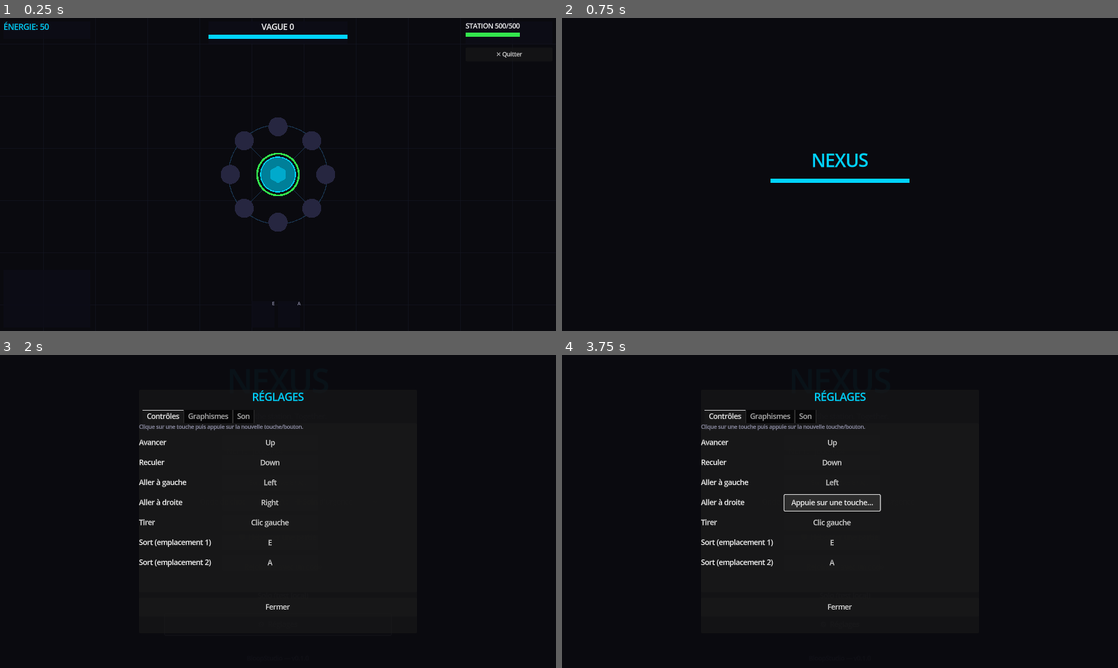
Above: before the commit, frames 1-4 (two rows, left to right).
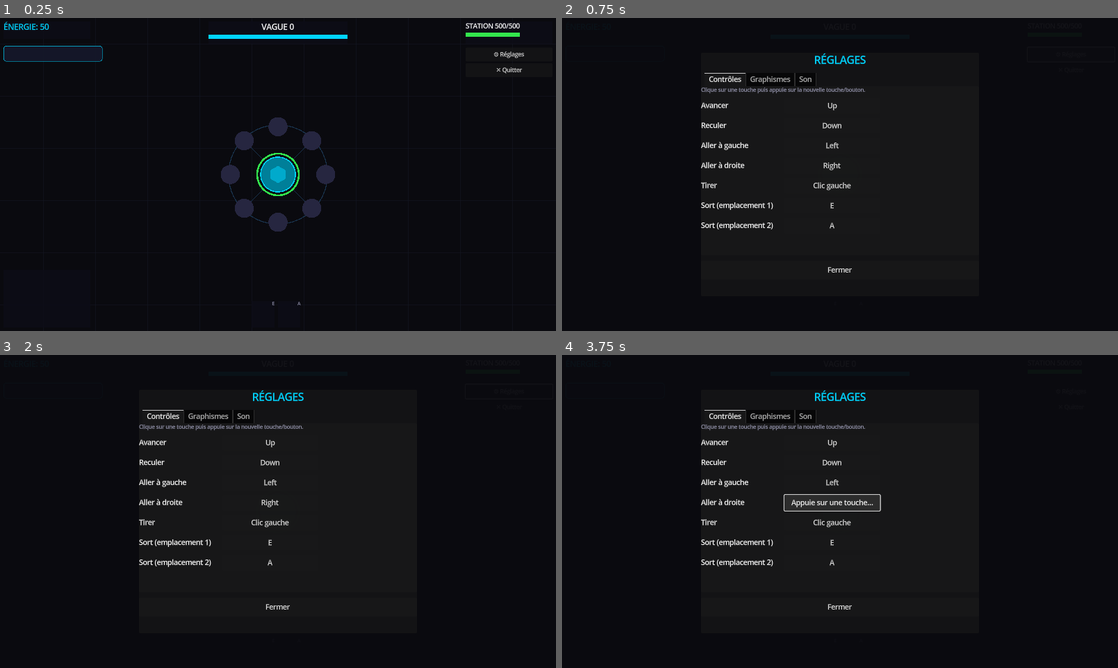
Above: after the commit, the same moments.

Repository: BloopStudio/NEXUS
Game: Godot game, scene res://scenes/game.tscn
The game is run twice, just before and just after one commit, with the same random seed, the same clock (stepped at 60 frames per second) and the same inputs. This scene is started directly instead of the project's main scene.
Inputs (mouse positions are in pixels of both pictures, inside the frame that each line leads up to):
- Up to frame 1 (0.25 s): no input
- Up to frame 2 (0.75 s): click (1073, 55) at 0.5 s, where only the run after the commit has a clickable "⚙ Réglages"
- Up to frame 3 (2 s): click (278, 624) at 1.25 s, where only the run before the commit has a clickable "⚙ Réglages"
- Up to frame 4 (3.75 s): click (840, 596) at 2 s, where only the run before the commit has a clickable "🤖 Solo (test local)"; click (840, 596) at 2.75 s, where only the run before the commit has a clickable "🤖 Solo (test local)"; click (795, 502) at 3.5 s, where only the run before the commit has a clickable "💥 Onde de choc"

The runs differ from the first frame. In frame 1, 1.0% of the frame differs, in the area x 0-95%, y 8-18%; in frame 2, 2.1%, in the area x 25-63%, y 11-82%; in frame 3, less than 0.1%; in frame 4, less than 0.1%.

Commit message:
Add module tooltip, update checker, in-game settings; fix ping/skill-tree UX; scale wave difficulty
- Show the hovered station slot's module name (+ level) in a floating
  tooltip, so it's clear what you're about to click without opening the
  build panel first.
- Add a startup update check against the GitHub Releases API: if a newer
  version is published, a banner on the main menu opens the download page.
  No silent self-replacing updater (platform-specific and risky) — this is
  the safe middle ground.
- Fix a real bug: the host's own player list never refreshed after
  computing a client's ping, because _send_player_list.rpc() only reaches
  OTHER peers — the host updated its local dict but never re-emitted
  players_updated for its own HUD to pick up. Ping now updates live for
  the host too.
- Make the skill-tree button (extra station slots) always clearly visible:
  it used to fully darken via `modulate` while unaffordable, which made it
  nearly invisible against the dark UI and read as "not there". Now it's a
  bordered panel that only dims the text, and its label spells out "Arbre
  de compétences".
- Add a Settings button to the in-game HUD (was previously only reachable
  from the main menu, so mid-match players couldn't change keybinds/audio/
  FPS limit without quitting).
- Fix wave difficulty: enemies only ever got MORE numerous per wave, never
  individually stronger — HP/damage/speed were fixed constants regardless
  of wave number. Now they scale +9%/wave compounding (speed capped at
  1.5x). Bug found and fixed along the way: the scaling code originally ran
  before add_child(), so the enemy's own _ready() immediately overwrote it
  back to wave-1 stats — moved it to after add_child().
- Extract module name/icon lookup into a new shared ModuleInfo script
  (was duplicated in upgrade_menu.gd; station.gd's new tooltip needed it
  too).

Verified: scripted checks confirm wave-10 vs wave-1 basic enemy stats now
actually differ (108.6 HP / 32.6 dmg vs 50 HP / 15 dmg), the skill button
renders visible+positioned correctly, and the tooltip/update-check/settings
code compiles clean under the real Godot 4.2.2 headless editor.

Diff:
--- a/scripts/autoload/network_manager.gd
+++ b/scripts/autoload/network_manager.gd
@@ -258,6 +258,12 @@
 	if not players.has(sender):
 		return
 	players[sender]["ping_ms"] = Time.get_ticks_msec() - sent_at_msec
+	# _send_player_list.rpc() (below) only reaches OTHER peers — it isn't
+	# call_local, so without this the host's own `players` dict was updating
+	# correctly (assigned directly above) but its HUD never found out, since
+	# players_updated only fired for clients receiving the broadcast. The
+	# host's player list looked frozen on whatever ping it saw first.
+	players_updated.emit()
 	_send_player_list.rpc(players)
 
 
--- /dev/null
+++ b/scripts/game/module_info.gd
@@ -0,0 +1,7 @@
+## ModuleInfo — shared module name/icon lookup (by GameState.ModuleType index).
+## Previously duplicated between upgrade_menu.gd and station.gd (needed for
+## the slot hover tooltip) — a single shared source avoids the two drifting.
+class_name ModuleInfo
+
+const ICONS := ["➕", "⚡", "🔫", "🛡", "❤", "💪", "💣"]
+const NAMES := ["Vide", "Générateur", "Tourelle", "Bouclier", "Réparation", "Amplificateur", "Mine"]
--- a/scripts/game/station.gd
+++ b/scripts/game/station.gd
@@ -149,6 +149,23 @@
 		var progress := 1.0 - clampf(t / MINE_PULSE_DURATION, 0.0, 1.0)
 		var alpha := 1.0 - progress
 		draw_arc(Vector2.ZERO, MINE_RADIUS * progress, 0, TAU, 40, Color(1.0, 0.3, 0.2, alpha), 3.0)
+
+	# Hovered-slot tooltip: module name (or "Vide" for an empty slot), floating
+	# just above the slot so it's clear what you're about to click.
+	if _hovered_slot >= 0 and _hovered_slot < n:
+		var slot: Dictionary = GameState.module_slots[_hovered_slot]
+		var mtype: int = slot["type"]
+		var level: int = slot.get("level", 0)
+		var label: String = ModuleInfo.NAMES[mtype]
+		if mtype != GameState.ModuleType.EMPTY:
+			label += " (niv. %d)" % level
+		var font := ThemeDB.fallback_font
+		var font_size := 14
+		var text_size := font.get_string_size(label, HORIZONTAL_ALIGNMENT_LEFT, -1, font_size)
+		var tooltip_pos := positions[_hovered_slot] + Vector2(-text_size.x / 2.0, -SLOT_RADIUS - 14.0)
+		draw_rect(Rect2(tooltip_pos + Vector2(-6, -text_size.y + 3), text_size + Vector2(12, 8)),
+			Color(0.02, 0.02, 0.04, 0.85))
+		draw_string(font, tooltip_pos, label, HORIZONTAL_ALIGNMENT_LEFT, -1, font_size, Color.WHITE)
 
 
 func _input(event: InputEvent) -> void:
--- a/scripts/game/wave_manager.gd
+++ b/scripts/game/wave_manager.gd
@@ -128,6 +128,14 @@
 	return q
 
 
+## +9% HP/damage per wave, compounding — wave 10 enemies hit ~2.4x as hard
+## and take ~2.4x as long to kill as wave 1's, on top of there being more of
+## them. Splitter children inherit their parent's wave via GameState.wave_number
+## (waves don't change mid-spawn), so they scale the same way.
+func _difficulty_multiplier(wave: int) -> float:
+	return pow(1.09, float(wave - 1))
+
+
 func _spawn_next() -> void:
 	if _spawn_queue.is_empty() or station_node == null:
 		return
@@ -170,7 +178,20 @@
 	if NetworkManager.is_host():
 		enemy.died.connect(_on_enemy_died)
 
+	# Each subclass's _ready() (run by add_child, below) sets its base
+	# max_hp/contact_damage/speed — scaling has to happen AFTER that or
+	# _ready() just overwrites it back to the wave-1 values.
 	get_parent().add_child(enemy)
+
+	# Waves used to only get harder by throwing MORE enemies at the station —
+	# each individual enemy stayed exactly as strong on wave 20 as on wave 1,
+	# so once a station out-built the spawn rate the game stopped escalating.
+	# Scale HP/damage per wave (speed too, capped, so it stays dodgeable).
+	var difficulty := _difficulty_multiplier(GameState.wave_number)
+	enemy.max_hp *= difficulty
+	enemy.hp = enemy.max_hp
+	enemy.contact_damage *= difficulty
+	enemy.speed *= minf(1.5, 1.0 + float(GameState.wave_number - 1) * 0.025)
 
 
 ## Host-only: periodically pushes position/hp for every alive enemy so
--- a/scripts/ui/hud.gd
+++ b/scripts/ui/hud.gd
@@ -175,15 +175,27 @@
 		key_lbl.offset_top = -2.0
 		slot_stack.add_child(key_lbl)
 
-	# ── Top-right, below station HP: leave the match without quitting ────────
+	# ── Top-right, below station HP: settings + leave the match ──────────────
+	var settings_btn := Button.new()
+	settings_btn.text = "⚙ Réglages"
+	settings_btn.anchor_left = 1.0
+	settings_btn.anchor_right = 1.0
+	settings_btn.offset_left = -208.0
+	settings_btn.offset_right = -8.0
+	settings_btn.offset_top = 68.0
+	settings_btn.offset_bottom = 100.0
+	settings_btn.add_theme_font_size_override("font_size", 13)
+	settings_btn.pressed.connect(_on_settings_pressed)
+	add_child(settings_btn)
+
 	var quit_btn := Button.new()
 	quit_btn.text = "✕ Quitter"
 	quit_btn.anchor_left = 1.0
 	quit_btn.anchor_right = 1.0
 	quit_btn.offset_left = -208.0
 	quit_btn.offset_right = -8.0
-	quit_btn.offset_top = 68.0
-	quit_btn.offset_bottom = 100.0
+	quit_btn.offset_top = 104.0
+	quit_btn.offset_bottom = 136.0
 	quit_btn.add_theme_font_size_override("font_size", 13)
 	quit_btn.pressed.connect(_on_quit_pressed)
 	add_child(quit_btn)
@@ -287,6 +299,21 @@
 
 		lbl.text = "● %s%s" % [info.get("name", "Player"), suffix]
 		_player_list.add_child(lbl)
+
+
+func _on_settings_pressed() -> void:
+	AudioManager.play_sfx(AudioManager.SFX.UI_CLICK)
+	# Settings is a plain Control, not its own CanvasLayer — added straight
+	# under the HUD (layer 10) it would render BEHIND the UpgradeMenu
+	# (layer 20) whenever that's open. A dedicated higher-layer wrapper
+	# guarantees it's always on top, in-game or from the main menu alike.
+	var overlay := CanvasLayer.new()
+	overlay.layer = 30
+	add_child(overlay)
+	var settings_script = load("res://scripts/ui/settings_menu.gd")
+	var settings: Control = settings_script.new()
+	settings.closed.connect(func(): overlay.queue_free())
+	overlay.add_child(settings)
 
 
 # ─── Leaving the match ──────────────────────────────────────────────────────────
--- a/scripts/ui/main_menu.gd
+++ b/scripts/ui/main_menu.gd
@@ -22,6 +22,11 @@
 var _player_name_input: LineEdit
 var _spell_slot_e: OptionButton
 var _spell_slot_a: OptionButton
+var _update_btn: Button
+var _update_url: String = ""
+
+# GitHub Releases API — no auth needed for a public repo's latest release.
+const UPDATE_CHECK_URL := "https://api.github.com/repos/BloopStudio/NEXUS/releases/latest"
 
 func _ready() -> void:
 	_build_ui()
@@ -29,6 +34,7 @@
 	NetworkManager.connection_failed.connect(_on_connection_failed)
 	NetworkManager.upnp_status.connect(_on_upnp_status)
 	NetworkManager.game_starting.connect(_on_game_starting)
+	_check_for_update()
 
 
 # ─── UI builder ────────────────────────────────────────────────────────────────
@@ -201,6 +207,16 @@
 	_status_label.text = "BloopStudio — v%s" % game_version
 	center.add_child(_status_label)
 
+	# ── Update banner — hidden until a newer release is actually found ──
+	_update_btn = Button.new()
+	_update_btn.visible = false
+	_update_btn.flat = true
+	_update_btn.custom_minimum_size = Vector2(380, 32)
+	_update_btn.add_theme_font_size_override("font_size", 13)
+	_update_btn.add_theme_color_override("font_color", C_SUCCESS)
+	_update_btn.pressed.connect(_on_update_pressed)
+	center.add_child(_update_btn)
+
 
 # ─── Button callbacks ───────────────────────────────────────────────────────────
 func _on_host_pressed() -> void:
@@ -287,6 +303,46 @@
 func _on_game_starting() -> void:
 	GameState.reset()
 	SceneLoader.change_scene("res://scenes/game.tscn")
+
+
+# ─── Update check ───────────────────────────────────────────────────────────────
+# NEXUS has no update server of its own (just GitHub Releases), so this can't
+# silently download-and-swap the running binary — instead it checks the
+# latest release on startup and, if it's newer, shows a button that opens the
+# download page in the browser. Versions are "0.1.<commit count>", so the
+# comparison is just the trailing number.
+
+func _check_for_update() -> void:
+	var http := HTTPRequest.new()
+	add_child(http)
+	http.request_completed.connect(_on_update_check_completed)
+	# Best-effort: a failed/offline check just leaves the banner hidden.
+	http.request(UPDATE_CHECK_URL, ["User-Agent: NEXUS-Game"])
+
+
+func _on_update_check_completed(result: int, response_code: int, _headers: PackedStringArray, body: PackedByteArray) -> void:
+	if result != HTTPRequest.RESULT_SUCCESS or response_code != 200:
+		return
+	var parsed = JSON.parse_string(body.get_string_from_utf8())
+	if typeof(parsed) != TYPE_DICTIONARY or not parsed.has("tag_name"):
+		return
+
+	var latest_tag: String = parsed["tag_name"]  # e.g. "v0.1.42"
+	var latest_patch := latest_tag.trim_prefix("v").get_slice(".", 2) if latest_tag.count(".") >= 2 else ""
+	var current_version: String = ProjectSettings.get_setting("application/config/version", "0.0.0")
+	var current_patch := current_version.get_slice(".", 2) if current_version.count(".") >= 2 else ""
+	if not latest_patch.is_valid_int() or not current_patch.is_valid_int():
+		return
+
+	if latest_patch.to_int() > current_patch.to_int():
+		_update_url = parsed.get("html_url", "https://github.com/BloopStudio/NEXUS/releases/latest")
+		_update_btn.text = "⬇ Nouvelle version %s disponible — cliquer pour télécharger" % latest_tag
+		_update_btn.visible = true
+
+
+func _on_update_pressed() -> void:
+	if not _update_url.is_empty():
+		OS.shell_open(_update_url)
 
 
 # ─── Helpers ───────────────────────────────────────────────────────────────────
--- a/scripts/ui/upgrade_menu.gd
+++ b/scripts/ui/upgrade_menu.gd
@@ -11,9 +11,6 @@
 const C_DISABLED := Color(0.3, 0.3, 0.35)
 const C_ERROR    := Color(1.0, 0.4, 0.4)
 
-# Icons per module type (enum index matches GameState.ModuleType)
-const MODULE_ICONS  := ["➕", "⚡", "🔫", "🛡", "❤", "💪", "💣"]
-const MODULE_NAMES  := ["Vide", "Générateur", "Tourelle", "Bouclier", "Réparation", "Amplificateur", "Mine"]
 const BUILDABLE_TYPES := [
 	GameState.ModuleType.GENERATOR, GameState.ModuleType.TURRET,
 	GameState.ModuleType.SHIELD,    GameState.ModuleType.REPAIR,
@@ -78,16 +75,25 @@
 
 	# Skill tree: unlock extra station slots (top-left, under the HUD's
 	# energy panel). Always visible during BUILD/UPGRADE, one click each.
+	# Wrapped in its own visible panel — a bare Button here used to fully
+	# darken (via `modulate`) while unaffordable, which made it blend into
+	# the dark background almost completely and read as "not there" to
+	# players who hadn't saved up energy yet.
+	var skill_panel := PanelContainer.new()
+	skill_panel.add_theme_stylebox_override("panel", _skill_panel_style())
+	skill_panel.anchor_left = 0.0
+	skill_panel.anchor_right = 0.0
+	skill_panel.offset_left = 8.0
+	skill_panel.offset_right = 236.0
+	skill_panel.offset_top = 64.0
+	skill_panel.offset_bottom = 100.0
+	add_child(skill_panel)
+
 	_skill_btn = Button.new()
-	_skill_btn.anchor_left = 0.0
-	_skill_btn.anchor_right = 0.0
-	_skill_btn.offset_left = 8.0
-	_skill_btn.offset_right = 236.0
-	_skill_btn.offset_top = 64.0
-	_skill_btn.offset_bottom = 96.0
+	_skill_btn.flat = true
 	_skill_btn.add_theme_font_size_override("font_size", 13)
 	_skill_btn.pressed.connect(_on_skill_pressed)
-	add_child(_skill_btn)
+	skill_panel.add_child(_skill_btn)
 
 	# Contextual panel — anchored at the bottom so it never covers the station
 	# ring (which sits centered around the middle of the screen).
@@ -179,7 +185,7 @@
 			var b := Button.new()
 			b.custom_minimum_size = Vector2(96, 56)
 			b.add_theme_font_size_override("font_size", 12)
-			b.tooltip_text = "%s : %s" % [MODULE_NAMES[t], MODULE_EFFECTS[t][1]]
+			b.tooltip_text = "%s : %s" % [ModuleInfo.NAMES[t], MODULE_EFFECTS[t][1]]
 			b.pressed.connect(func(): _build(captured_t))
 			row.add_child(b)
 			_build_buttons.append(b)
@@ -190,7 +196,7 @@
 		hint.add_theme_color_override("font_color", C_DIM)
 		_panel_body.add_child(hint)
 	else:
-		_panel_title.text = "Emplacement %d — %s" % [_selected_slot + 1, MODULE_NAMES[mtype]]
+		_panel_title.text = "Emplacement %d — %s" % [_selected_slot + 1, ModuleInfo.NAMES[mtype]]
 		var level: int = slot.get("level", 0)
 
 		var current_effect := Label.new()
@@ -201,7 +207,7 @@
 
 		if level >= 3:
 			var lbl := Label.new()
-			lbl.text = "%s %s — Niveau MAX" % [MODULE_ICONS[mtype], MODULE_NAMES[mtype]]
+			lbl.text = "%s %s — Niveau MAX" % [ModuleInfo.ICONS[mtype], ModuleInfo.NAMES[mtype]]
 			lbl.add_theme_color_override("font_color", C_ACCENT)
 			_panel_body.add_child(lbl)
 		else:
@@ -237,7 +243,7 @@
 			var cost: float = GameState.get_module_build_cost(t)
 			var can: bool   = GameState.can_afford(cost)
 			var b := _build_buttons[i]
-			b.text = "%s %s\n%d ⚡" % [MODULE_ICONS[t], MODULE_NAMES[t], int(cost)]
+			b.text = "%s %s\n%d ⚡" % [ModuleInfo.ICONS[t], ModuleInfo.NAMES[t], int(cost)]
 			b.disabled = not can
 			b.modulate = C_WHITE if can else C_DISABLED
 	elif _upgrade_button != null:
@@ -318,8 +324,21 @@
 	if cost < 0.0:
 		_skill_btn.text = "🌳 Emplacements au maximum"
 		_skill_btn.disabled = true
+		_skill_btn.add_theme_color_override("font_color", C_DIM)
 		return
 	var can := GameState.can_afford(cost)
-	_skill_btn.text = "🌳 Nouvel emplacement — %d ⚡" % int(cost)
+	_skill_btn.text = "🌳 Arbre de compétences : nouvel emplacement — %d ⚡" % int(cost)
 	_skill_btn.disabled = not can
-	_skill_btn.modulate = C_WHITE if can else C_DISABLED
+	# Only the text dims when unaffordable — the panel itself (background,
+	# border) stays fully visible so the feature is always discoverable.
+	_skill_btn.add_theme_color_override("font_color", C_WHITE if can else C_DIM)
+
+
+func _skill_panel_style() -> StyleBoxFlat:
+	var sb := StyleBoxFlat.new()
+	sb.bg_color = Color(0.08, 0.09, 0.16, 0.97)
+	sb.border_color = C_ACCENT
+	sb.set_border_width_all(1)
+	sb.set_corner_radius_all(6)
+	sb.set_content_margin_all(6)
+	return sb
Not shown, changed: README.md
